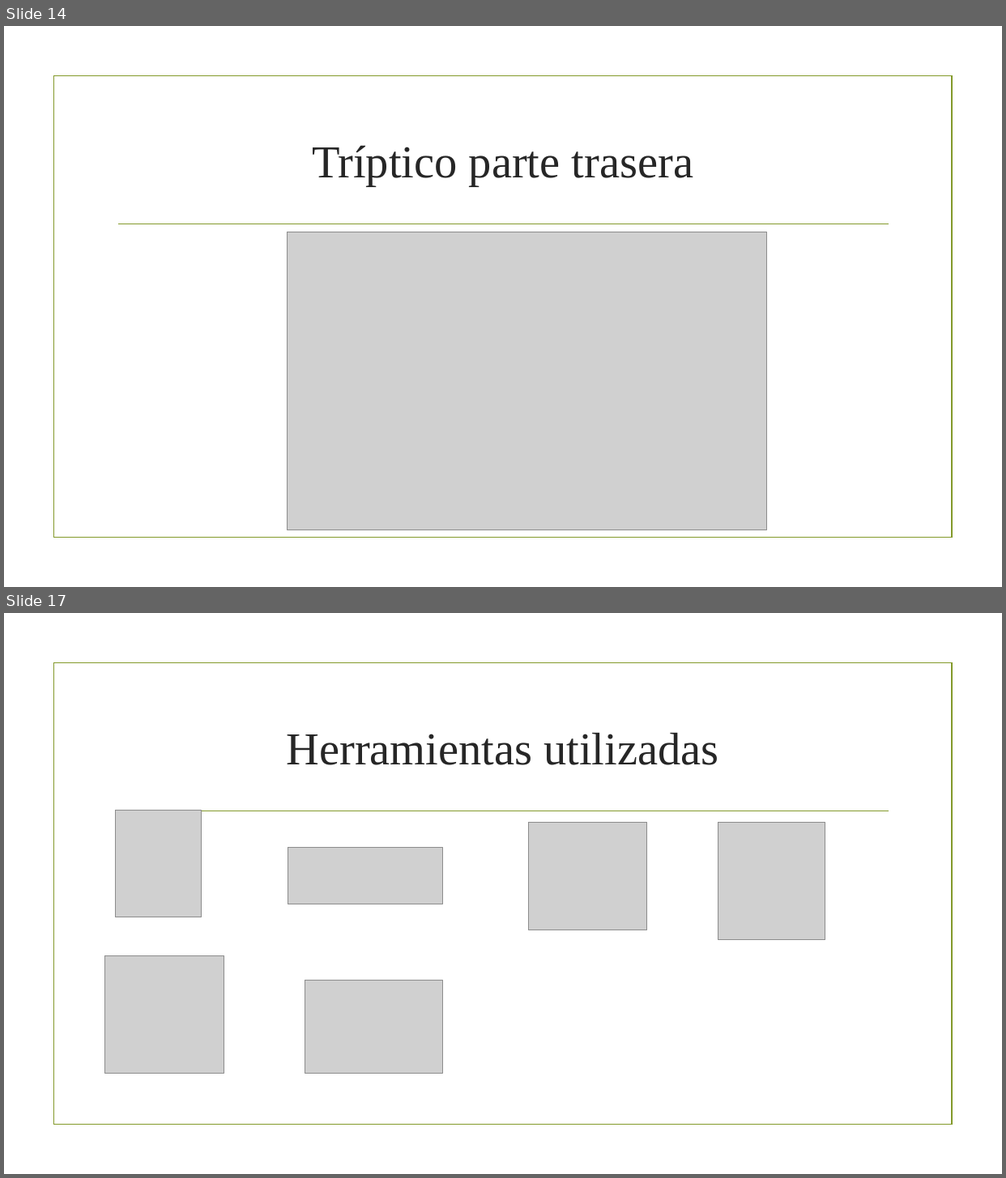
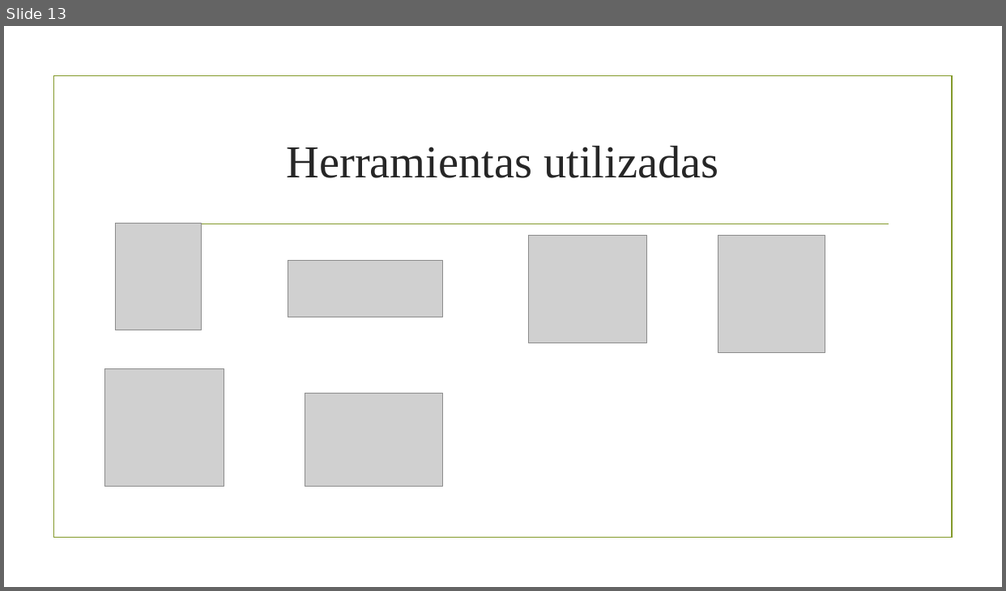
Before and after one commit to HectorSanchezLuque/PIdam2122verde, a slide deck: worktab.pptx. Shown one above the other, each under a label of ours: slides 14 and 17 before the commit, slide 13 after it; the slides between them are not shown. The pictures are 1006x1178 and 1006x591 pixels, drawn with LibreOffice and Linux fonts; fonts in the diff are those of the drawing; grey boxes stand for pictures; background and template pictures are left out. Boxes give left, top, right and bottom in pixels: in the first picture for what was removed or moved away, otherwise in the second. Text is boxed around its words. In the diff, an @@ line names an element or a change of style, - is before the commit and + after.

```diff
--- a/worktab.pptx
+++ b/worktab.pptx
@@ slide 14 removed at <box>4,26,1002,587</box>, background picture (left out); not listed: 2 template elements that a slide beside it also shows @@
@@ title removed at <box>312,145,693,186</box> @@
-Tríptico parte trasera
@@ picture removed at <box>287,232,767,530</box> @@
@@ what was slide 17 is now slide 13 @@
```
Also in this commit, not shown: 6 slides changed, 6 slides added, 11 other slides removed.
